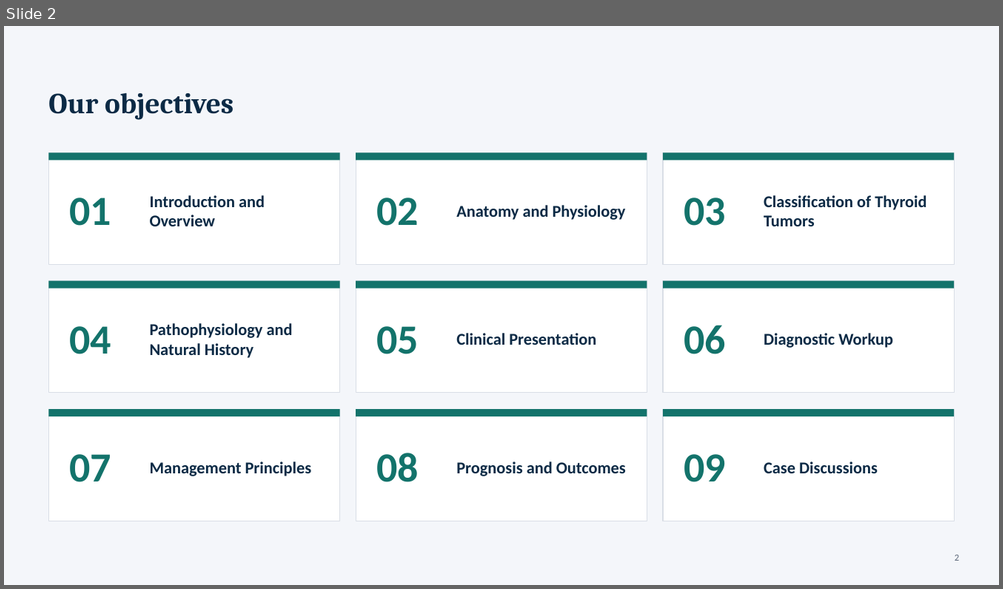
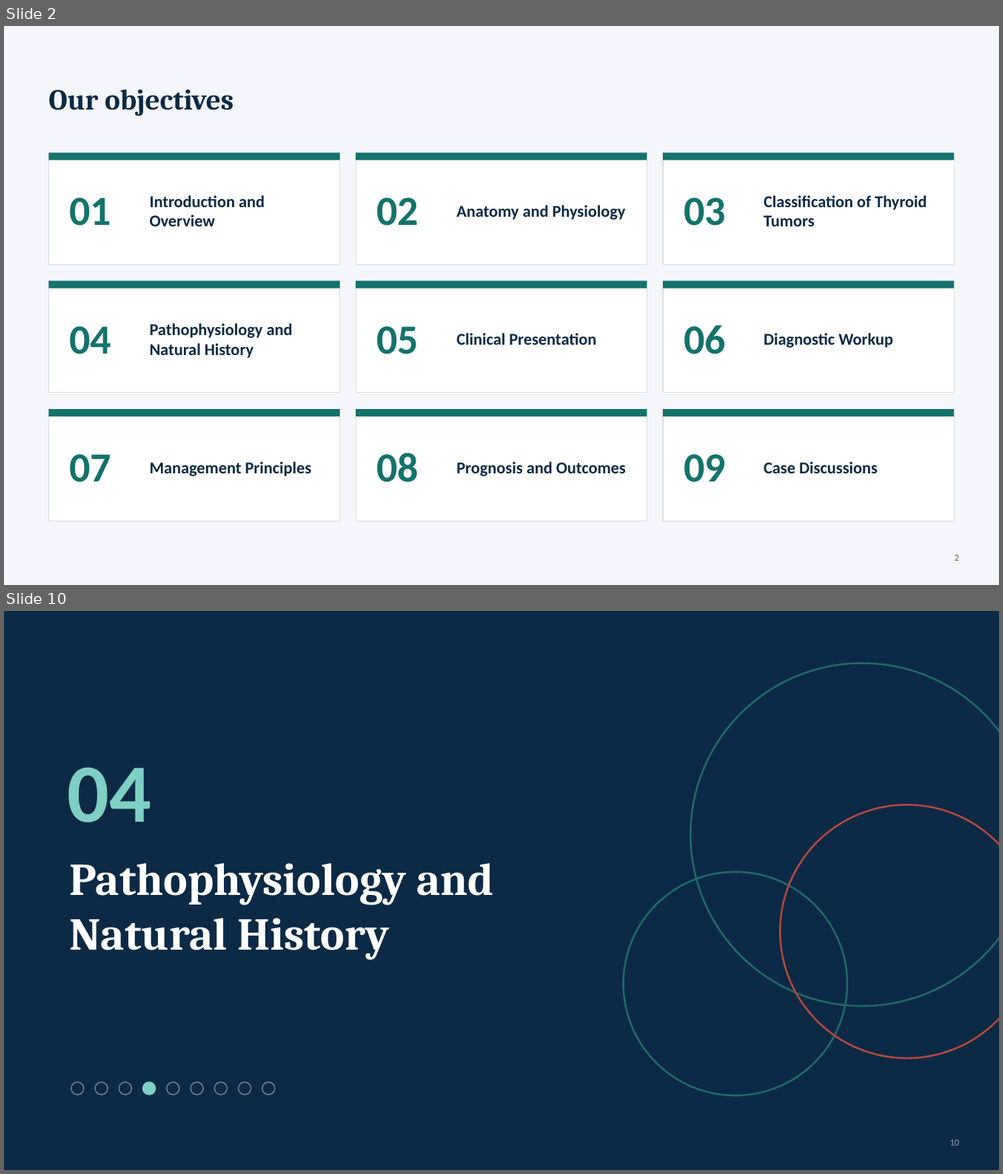
Before and after one commit to Anmo0/Claude-Code-Cloud-, a slide deck: thyroid-seminar/Thyroid_Tumors_Seminar.pptx. Shown one above the other, each under a label of ours: slide 2 before the commit, slides 2 and 10 after it; the slides between them are not shown. The pictures are 1003x589 and 1003x1174 pixels, drawn with LibreOffice and Linux fonts; fonts in the diff are those of the drawing. Boxes give left, top, right and bottom in pixels: in the first picture for what was removed or moved away, otherwise in the second. Text is boxed around its words. In the diff, an @@ line names an element or a change of style, - is before the commit and + after.

```diff
--- a/thyroid-seminar/Thyroid_Tumors_Seminar.pptx
+++ b/thyroid-seminar/Thyroid_Tumors_Seminar.pptx
@@ slide 10 added at bbox=[4, 611, 999, 1170], background #0C2A45 @@
@@ ellipse added at bbox=[691, 664, 999, 1006], outline #1F6A6B 1.75 pt @@
@@ text added at bbox=[68, 767, 151, 823], 80 pt, text #7ECFC4, bold @@
+04
@@ ellipse added at bbox=[780, 805, 999, 1059], outline #B5473F 1.75 pt @@
@@ text added at bbox=[70, 863, 494, 960], 44 pt, text #FFFFFF, bold @@
+Pathophysiology and Natural History
@@ ellipse added at bbox=[623, 872, 847, 1096], outline #1F6A6B 1.75 pt @@
@@ ellipse added at bbox=[71, 1082, 84, 1095], fill #0C2A45, outline #6F8499 1 pt @@
@@ ellipse added at bbox=[95, 1082, 108, 1095], fill #0C2A45, outline #6F8499 1 pt @@
@@ ellipse added at bbox=[119, 1082, 131, 1095], fill #0C2A45, outline #6F8499 1 pt @@
@@ ellipse added at bbox=[143, 1082, 156, 1095], fill #7ECFC4, outline #7ECFC4 1 pt @@
@@ ellipse added at bbox=[167, 1082, 179, 1095], fill #0C2A45, outline #6F8499 1 pt @@
@@ ellipse added at bbox=[190, 1082, 203, 1095], fill #0C2A45, outline #6F8499 1 pt @@
@@ ellipse added at bbox=[214, 1082, 227, 1095], fill #0C2A45, outline #6F8499 1 pt @@
@@ ellipse added at bbox=[239, 1082, 251, 1095], fill #0C2A45, outline #6F8499 1 pt @@
@@ ellipse added at bbox=[262, 1082, 275, 1095], fill #0C2A45, outline #6F8499 1 pt @@
@@ page number added at bbox=[950, 1140, 959, 1146], 9 pt, text #8FA3B8 @@
+10
@@ slide 2 changed as well @@
@@ title "Our objectives": place and size @@
-title "Our objectives" at bbox=[48, 93, 233, 120]
+title "Our objectives" at bbox=[48, 89, 233, 116]
```
Also in this commit, not shown: 13 other slides changed, 12 other slides added, 10 slides removed, 4 other files.
